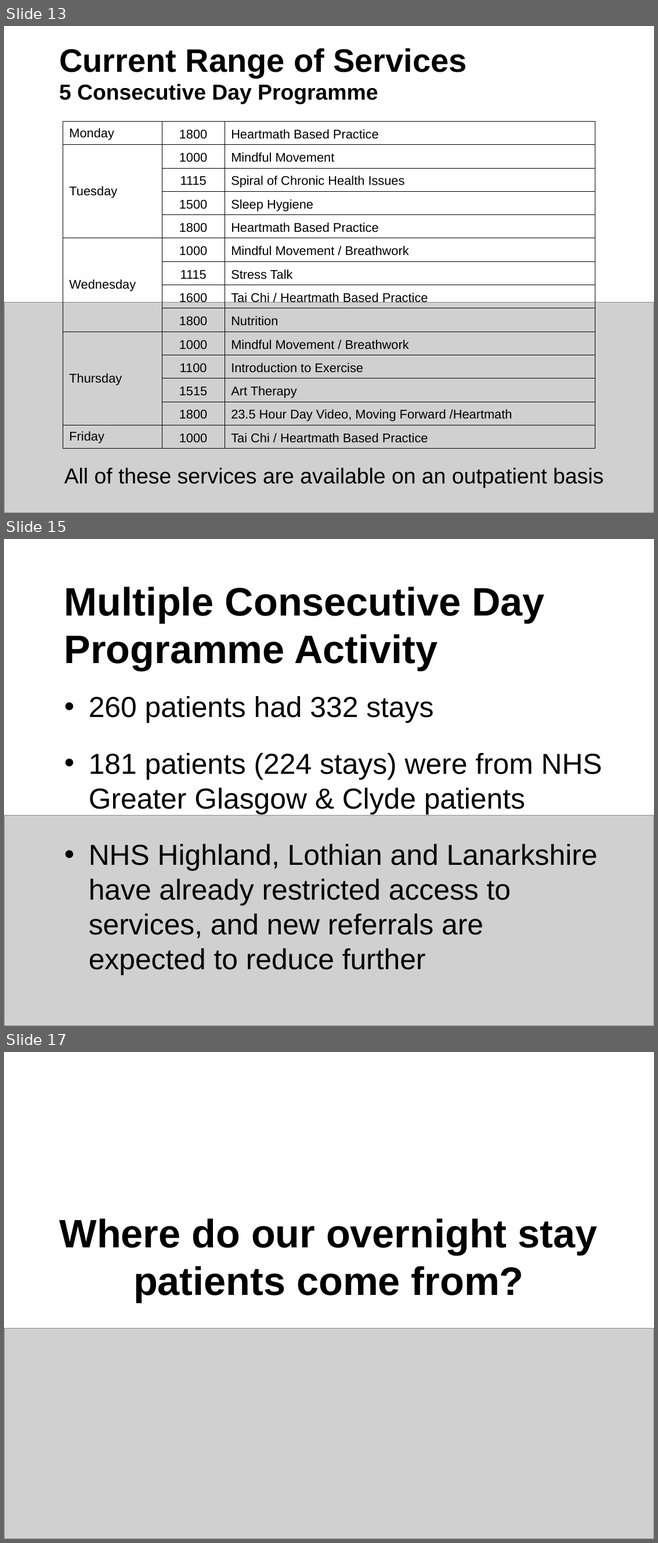
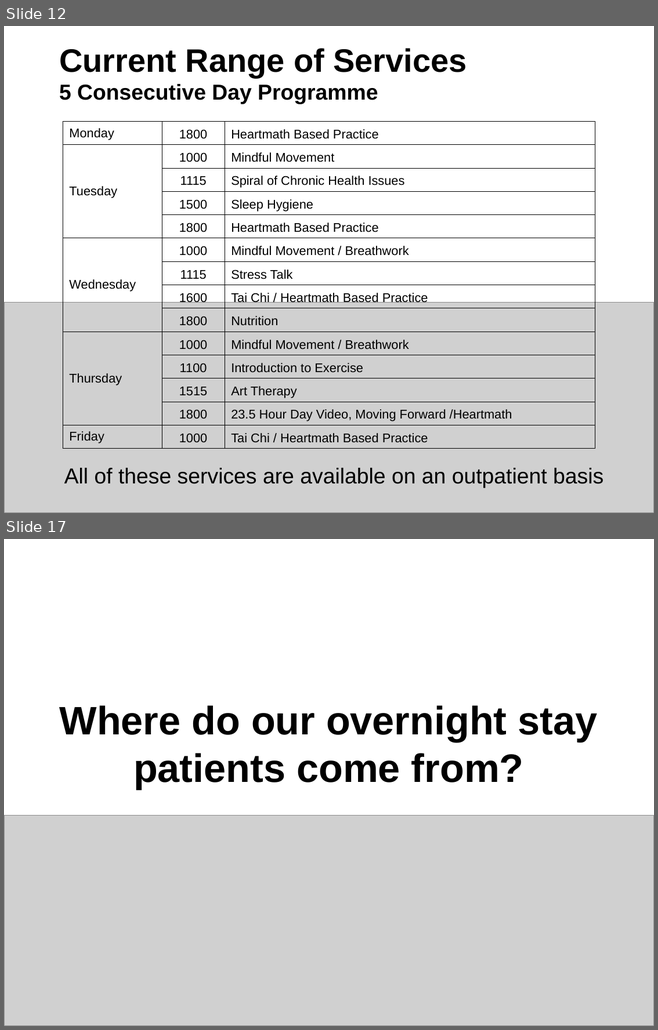
Before and after one commit to RMorton24/phs_group_project, a slide deck: Final Powerpoint presentation for 12.08.22.pptx. Shown one above the other, each under a label of ours: slides 13, 15 and 17 before the commit, slides 12 and 17 after it; the slides between them are not shown. The pictures are 658x1543 and 658x1030 pixels, drawn with LibreOffice and Linux fonts; fonts in the diff are those of the drawing; grey boxes stand for pictures. Boxes give left, top, right and bottom in pixels: in the first picture for what was removed or moved away, otherwise in the second. Text is boxed around its words. In the diff, an @@ line names an element or a change of style, - is before the commit and + after.

```diff
--- a/Final Powerpoint presentation for 12.08.22.pptx
+++ b/Final Powerpoint presentation for 12.08.22.pptx
@@ slide 15 removed at box(4, 539, 654, 1026), background #FFFFFF @@
@@ title removed at box(64, 587, 545, 670) @@
-Multiple Consecutive Day Programme Activity
@@ text removed at box(89, 696, 602, 975) @@
-• 260 patients had 332 stays
-• 181 patients (224 stays) were from NHS Greater Glasgow & Clyde patients
-• NHS Highland, Lothian and Lanarkshire have already restricted access to services, and new referrals are expected to reduce further
@@ picture removed at box(4, 816, 654, 1026) @@
@@ what was slide 13 is now slide 12 @@
```
Also in this commit, not shown: 1 slide changed, 2 slides added, 11 other slides removed, 1 other file.
